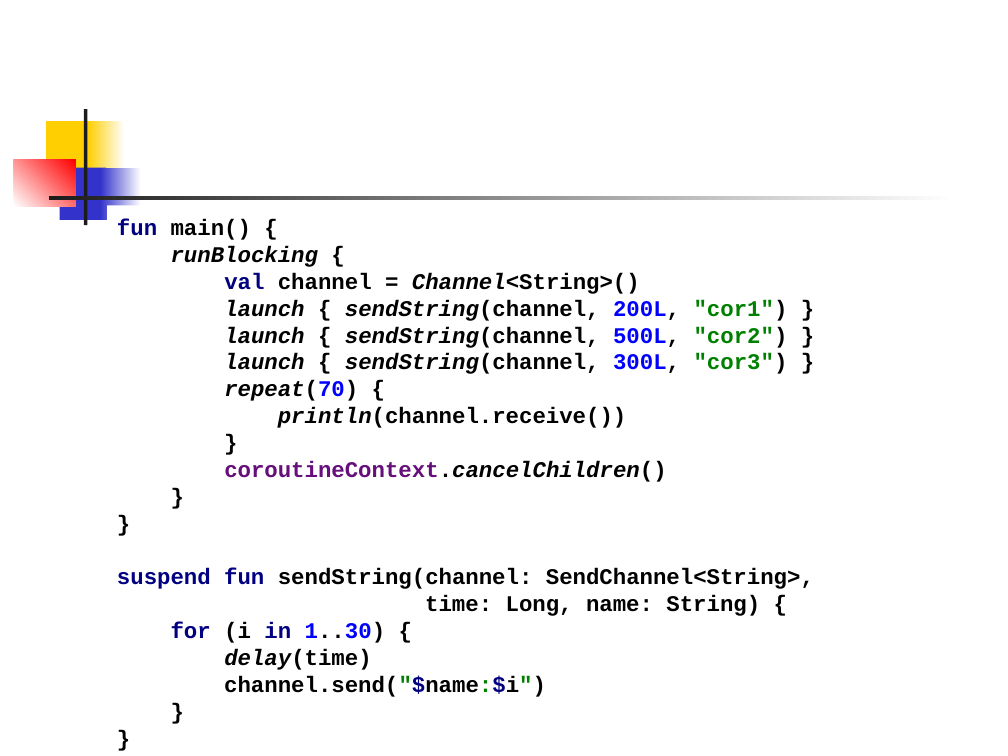
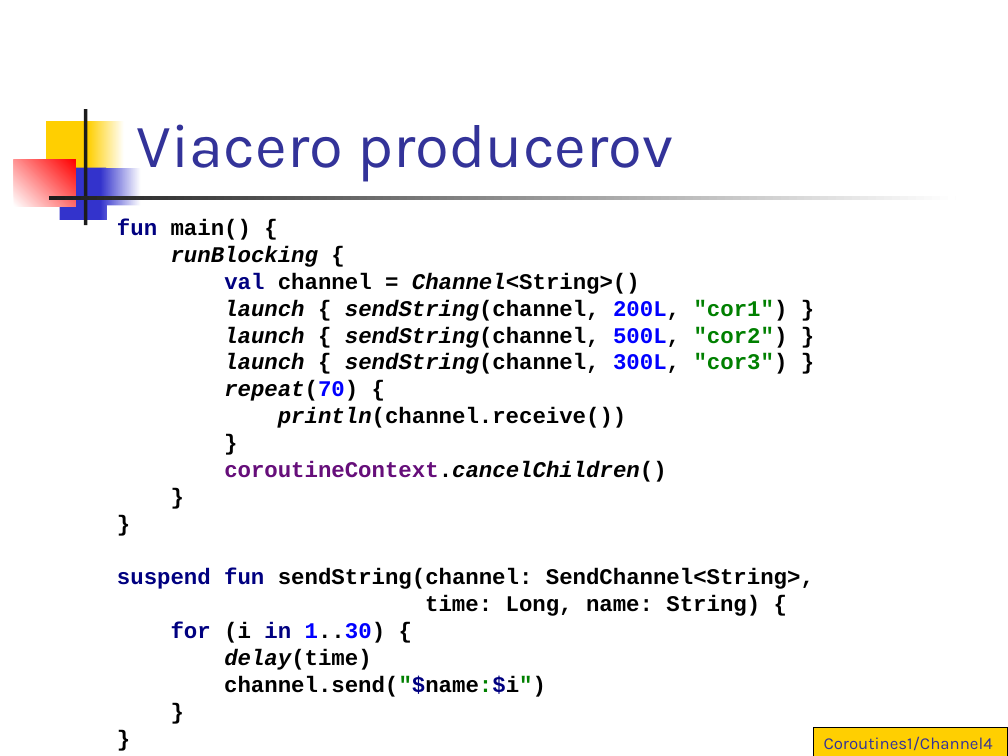
Before and after one commit to vmandro/Prednasky, a slide deck: slide 13 of 10/10_Cvicenie.ppt (slide 12 before the commit). Drawn at 1008x756 pixels with LibreOffice and Linux fonts; fonts in the diff are those of the drawing. Boxes give left, top, right and bottom in pixels: in the first picture for what was removed or moved away, otherwise in the second. Text is boxed around its words. In the diff, an @@ line names an element or a change of style, - is before the commit and + after.

```diff
--- a/10/10_Cvicenie.ppt
+++ b/10/10_Cvicenie.ppt
@@ title added at <box>137,124,674,182</box>, 44 pt, text #333399 @@
+Viacero producerov
@@ rectangle added at <box>813,728,1008,756</box>, fill #FFCF01, outline #000000 0.74 pt, 12 pt, text #333399 @@
+Coroutines1/Channel4
```
Also in this commit, not shown: 6 other slides changed, 2 slides added, 2 other files.
